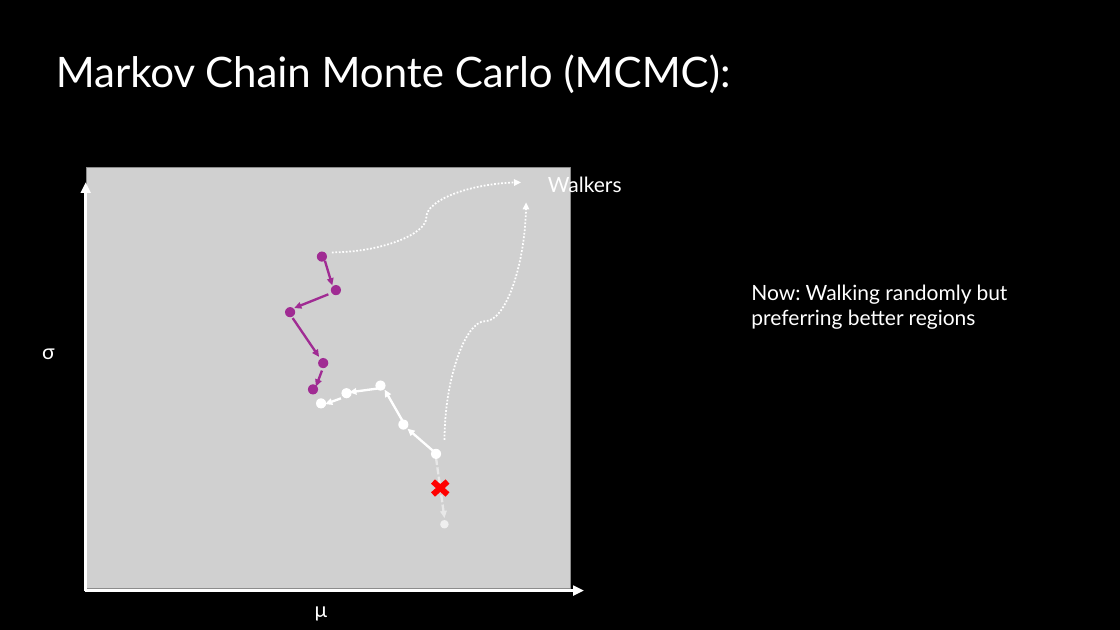
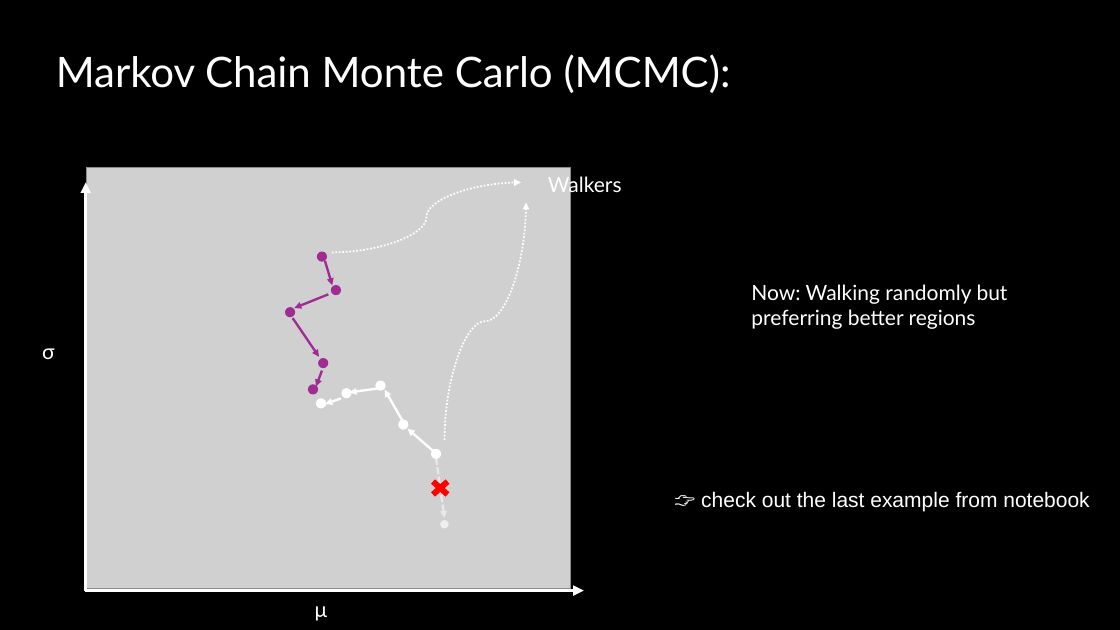
Before and after one commit to Niusha951/Astronomy_Python_Course, a slide deck: slide 13 of Week3_Data_Analysis/GMM_GC_members_classNotes.pptx. Drawn at 1120x630 pixels with LibreOffice and Linux fonts; fonts in the diff are those of the drawing; grey boxes stand for pictures. Boxes give left, top, right and bottom in pixels: in the first picture for what was removed or moved away, otherwise in the second. Text is boxed around its words. In the diff, an @@ line names an element or a change of style, - is before the commit and + after.

```diff
--- a/Week3_Data_Analysis/GMM_GC_members_classNotes.pptx
+++ b/Week3_Data_Analysis/GMM_GC_members_classNotes.pptx
@@ text added at (701, 491, 1089, 511), 18 pt, text #FFFFFF @@
+👉 check out the last example from notebook
```
Also in this commit, not shown: 1 other slide changed, 1 other file.
